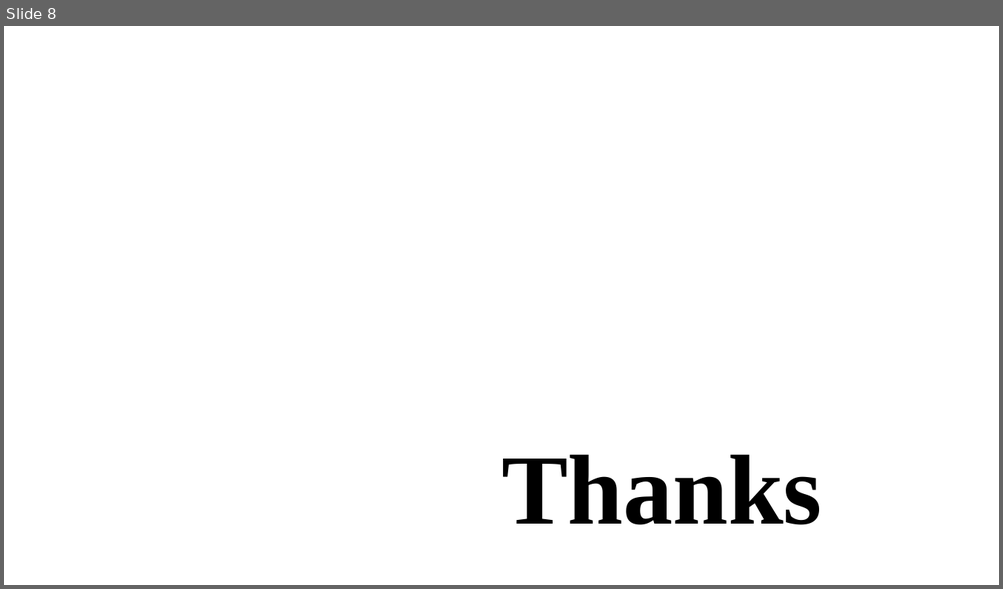
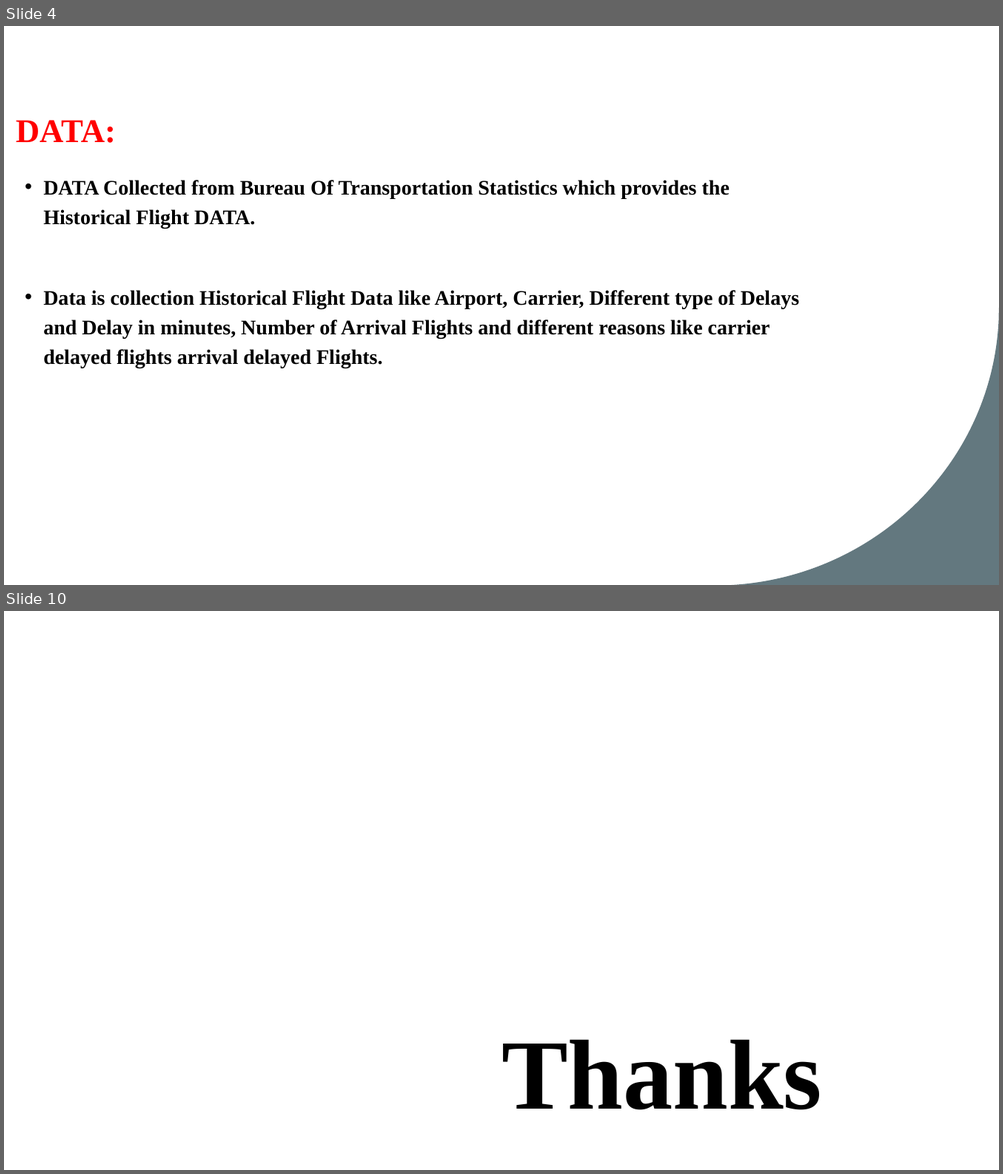
Before and after one commit to vinay-polanki/ATC_R_Project, a slide deck: Atc & Visualisation.pptx. Shown one above the other, each under a label of ours: slide 8 before the commit, slides 4 and 10 after it; the slides between them are not shown. The pictures are 1003x589 and 1003x1174 pixels, drawn with LibreOffice and Linux fonts; fonts in the diff are those of the drawing; background and template pictures are left out. Boxes give left, top, right and bottom in pixels: in the first picture for what was removed or moved away, otherwise in the second. Text is boxed around its words. In the diff, an @@ line names an element or a change of style, - is before the commit and + after.

```diff
--- a/Atc & Visualisation.pptx
+++ b/Atc & Visualisation.pptx
@@ slide 4 added at (x1=4, y1=26, x2=999, y2=585), background #FFFFFF @@
@@ title added at (x1=16, y1=120, x2=116, y2=143), 32 pt, text #FF0000, bold @@
+DATA:
@@ text added at (x1=43, y1=180, x2=799, y2=369), 20 pt, text #000000, bold @@
+• DATA Collected from Bureau Of Transportation Statistics which provides the Historical Flight DATA.
+• Data is collection Historical Flight Data like Airport, Carrier, Different type of Delays and Delay in minutes, Number of Arrival Flights and different reasons like carrier delayed flights arrival delayed Flights.
@@ freeform shape added at (x1=723, y1=308, x2=999, y2=585), fill #63787F @@
@@ what was slide 8 is now slide 10 @@
```
Also in this commit, not shown: 1 slide changed, 7 other slides added, 6 slides removed.
